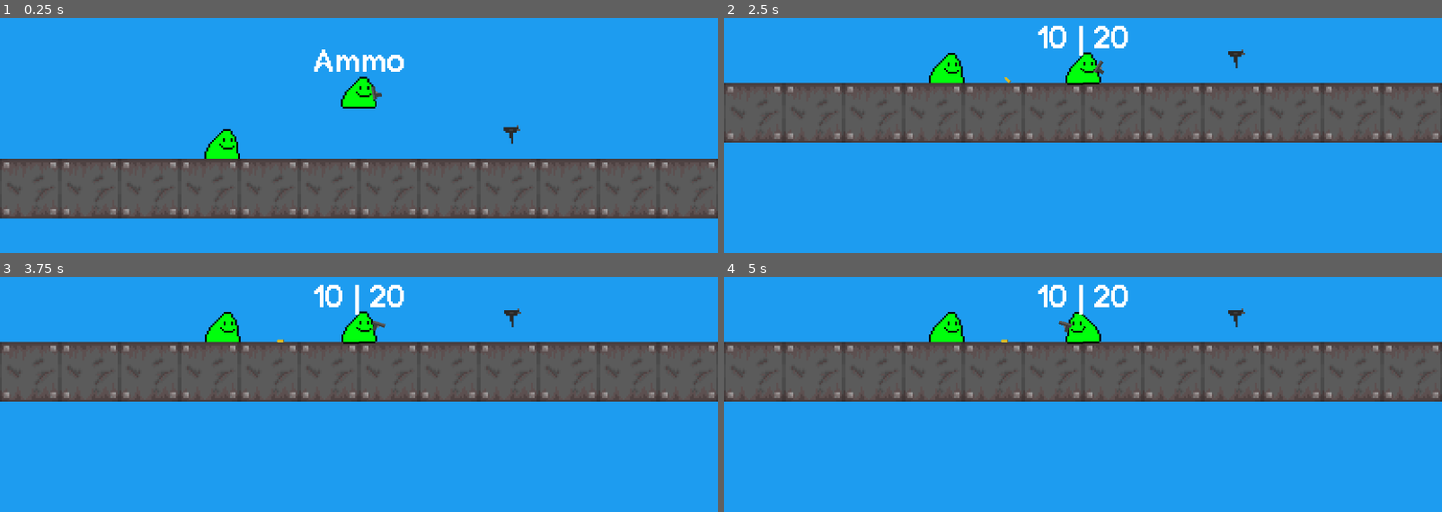
Above: before the commit, frames 1-4 (two rows, left to right).
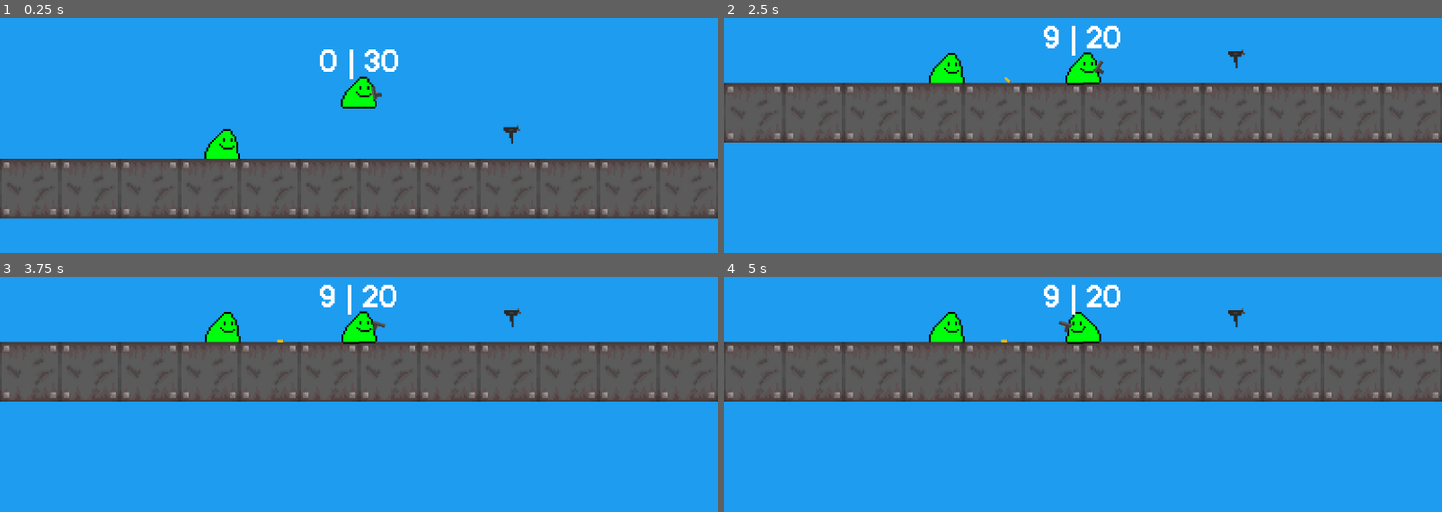
Above: after the commit, the same moments.

Repository: a0fefd/blobs-with-guns-remastered
Game: Godot game, scene res://scenes/levels/world.tscn
Same seed, same stepped clock (60 frames per second), same inputs: the game is played once before the commit and once after it.
Inputs (mouse positions are in pixels of both pictures, inside the frame that each line leads up to):
- Up to frame 1 (0.25 s): no input
- Up to frame 2 (2.5 s): move the mouse to (1240, 48) at 0.52 s; tap Mouse wheel up (next_gun) at 0.6, 1.55 s; tap Mouse wheel down (prev_gun) at 0.8, 1.35, 2.3 s; tap Enter at 1.25 s; move the mouse to (939, 88) at 1.27 s; tap Space at 2 s; move the mouse to (outside the picture) at 2.02 s; press the mouse at (outside the picture) at 2.03 s
- Up to frame 3 (3.75 s): tap Enter at 2.75 s; move the mouse to (323, 408) at 2.77 s; release the mouse at (323, 408) at 2.78 s; tap F (focus) at 2.85 s; tap Mouse wheel up (next_gun) at 3.05, 3.6 s; tap Space at 3.5 s; move the mouse to (574, 387) at 3.52 s
- Up to frame 4 (5 s): tap Mouse wheel down (prev_gun) at 3.8, 4.35 s; tap Enter at 4.25 s; move the mouse to (outside the picture) at 4.27 s; tap Mouse wheel up (next_gun) at 4.55 s

The runs differ from the first frame. In frame 1, 0.7% of the frame differs, in the area x 43-57%, y 13-27%; in frame 2, 0.7%, in the area x 43-57%, y 3-17%; in frame 3, 0.7%; in frame 4, 0.7%.

Commit message:
Improve equipping

Diff:
--- a/scripts/gun.gd
+++ b/scripts/gun.gd
@@ -103,6 +103,17 @@
 	reloading = true
 
 
+func equip():
+	show()
+	equipped = true
+	ammo_changed.emit(ammo_in_mag, ammo)
+
+
+func unequip():
+	hide()
+	equipped = false
+
+
 func _on_shoot_timer_timeout():
 	can_shoot = true
 
--- a/scripts/player.gd
+++ b/scripts/player.gd
@@ -51,17 +51,15 @@
 	gun_inst.owner = self
 	gun_inst.fired.connect(get_recoiled)
 	gun_inst.ammo_changed.connect(update_ammo_display)
-	gun_inst.equipped = false
+	gun_inst.unequip()
 
 
 func equip_gun(index):
 	if equipped_gun:
-		equipped_gun.equipped = false
-		equipped_gun.hide()
+		equipped_gun.unequip()
 
 	equipped_gun = guns[index]
-	equipped_gun.equipped = true
-	equipped_gun.show()
+	equipped_gun.equip()
 
 
 func get_recoiled(recoil_vector):
Not shown, added: scenes/levels/worDE17.tmp
